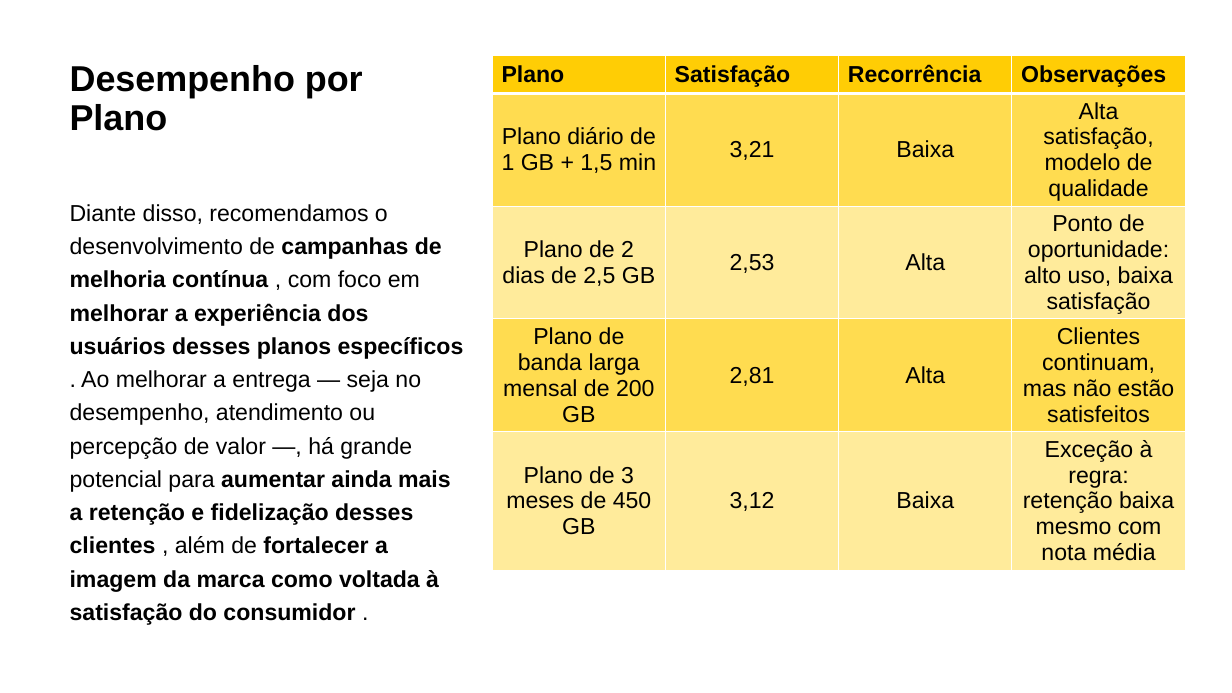
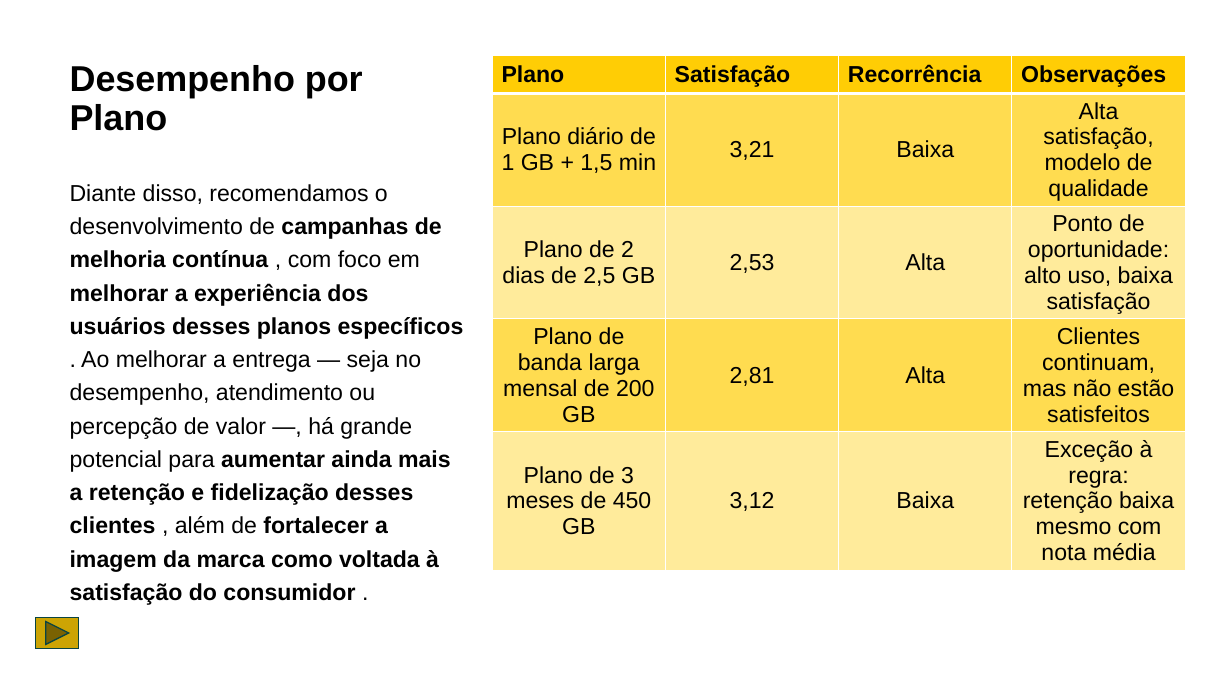
Before and after one commit to WillianMonteiro23/projetos-excel, a slide deck: slide 6 of projeto-03/MTN_Satisfaction_Retention_Analysis_Report.pptx (slide 4 before the commit). Drawn at 1232x693 pixels with LibreOffice and Linux fonts; fonts in the diff are those of the drawing. Boxes give left, top, right and bottom in pixels: in the first picture for what was removed or moved away, otherwise in the second. Text is boxed around its words. In the diff, an @@ line names an element or a change of style, - is before the commit and + after.

```diff
--- a/projeto-03/MTN_Satisfaction_Retention_Analysis_Report.pptx
+++ b/projeto-03/MTN_Satisfaction_Retention_Analysis_Report.pptx
@@ text "Diante disso, recomendamos o desenvolvimento ...": place and size @@
-text "Diante disso, recomendamos o desenvolvimento ..." at bbox=[70, 204, 464, 625]
+text "Diante disso, recomendamos o desenvolvimento ..." at bbox=[70, 184, 464, 605]
@@ action button forward next added at bbox=[36, 618, 79, 649], fill #CCA404, outline #0A4443 1 pt @@
```
Also in this commit, not shown: 5 other slides changed, 2 slides added, 1 other file.
